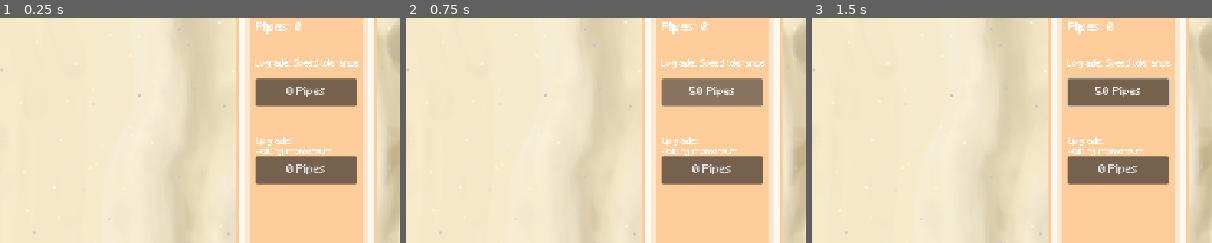
Above: before the commit, frames 1-3 (left to right).
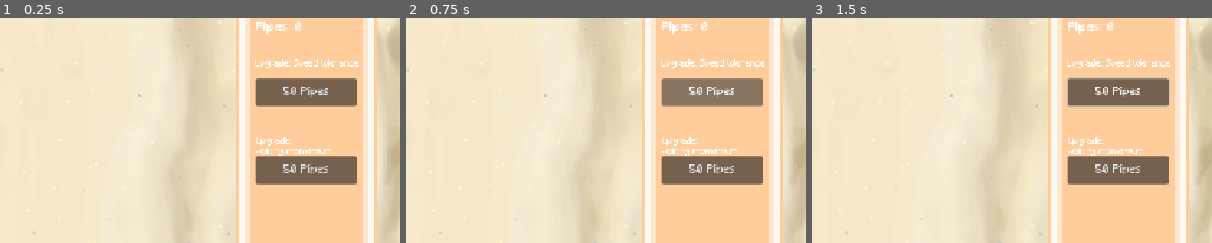
Above: after the commit, the same moments.

Repository: ArifD2286/Strandbeest-Game
Game: Godot game, scene res://Game.tscn
Two runs of this game, one before a commit and one after it. Both use one fixed random seed, a clock stepped at 60 frames per second and the inputs below.
Inputs (mouse positions are % of the whole screen's width and height, from its top left):
- Up to frame 1 (0.25 s): no input
- Up to frame 2 (0.75 s): click "0 Pipes" (after the commit: "50 Pipes") at 0.5 s
- Up to frame 3 (1.5 s): tap Enter at 1.25 s; move the mouse to (72, 45) at 1.27 s; hold Right from 1.28 s (still down); tap Space (shooting) at 1.35 s; click (72, 45) at 1.42 s
The pictures show only the part of the screen within x 50-100%, y 12-62%; the shares and areas given below are measured in that part.

The runs differ from the first frame. In frame 1, 0.6% of the frame differs, in the area x 70-82%, y 30-70%; in frame 2, 0.3%; in frame 3, 0.3%.

Commit message:
Update 5.4 (minor changes)
Changes:
- Added code so that the text on button (cost of upgrade) updates during start of game.

Diff:
--- a/strandbeest-game/upgrade_1.gd
+++ b/strandbeest-game/upgrade_1.gd
@@ -3,5 +3,9 @@
 # Notes:
 # - To update the cost for upgrades on the button's text
 
+func _ready() -> void:
+	GameData.get_speed_upgrade_cost()
+	GameData.get_momentum_upgrade_cost()
+
 func _process(delta: float) -> void:
 	text = str(GameData.speed_cost) + " Pipes"
--- a/strandbeest-game/upgrade_2.gd
+++ b/strandbeest-game/upgrade_2.gd
@@ -3,5 +3,9 @@
 # Notes:
 # - To update the cost for upgrades on the button's text
 
+func _ready() -> void:
+	GameData.get_speed_upgrade_cost()
+	GameData.get_momentum_upgrade_cost()
+
 func _process(delta: float) -> void:
 	text = str(GameData.momentum_cost) + " Pipes"
